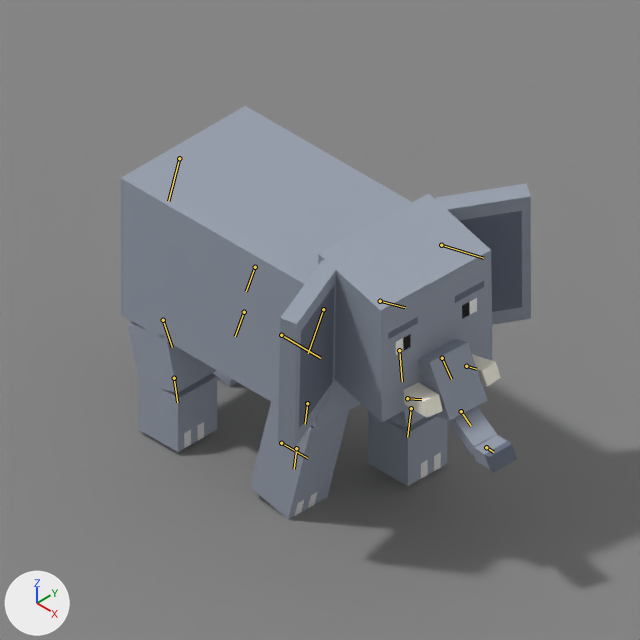
Two versions of the Blender file 02 Animals/26-011 · African Elephant/blender/26-011 · African Elephant · Rig.blend, one commit apart.
The view is the same before and after, from the file's camera 'CAM · ANIM 1x1'. Arrows for +X, +Y and +Z are at lower left; the lights stay in place. The older version comes first. Both versions are drawn at frame 21 of the action 'walk'; the numbers are the values there. The bones that bend it are drawn over the model as lines.

Objects in the first picture: 'VF · animal', 'VF · ground'.
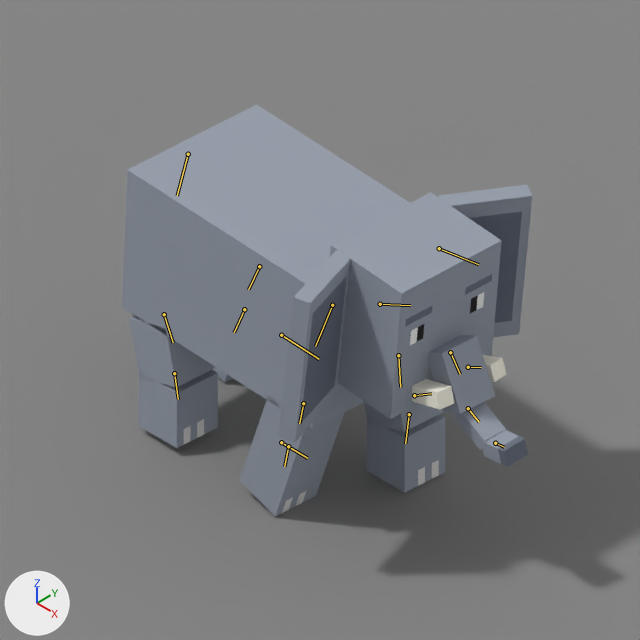
Pixel boxes [x1, y1, x2, y2] of what changed, in the pictures (640 x 640 px):
'VF · animal', posed: before [121, 106, 531, 520]; after [122, 105, 532, 516]
bone 'body', root to tip: before (281, 335) to (320, 358); after (281, 335) to (319, 359)
bone 'head', root to tip: before (380, 301) to (405, 307); after (380, 304) to (410, 305)
bone 'ear_l', root to tip: before (323, 309) to (308, 353); after (332, 305) to (315, 346)
bone 'ear_r', root to tip: before (441, 245) to (483, 258); after (439, 248) to (478, 264)
bone 'trunk_2', root to tip: before (461, 411) to (471, 426); after (468, 408) to (479, 422)
bone 'trunk_3', root to tip: before (486, 447) to (493, 452); after (495, 443) to (504, 447)
bone 'leg_fl', root to tip: before (307, 403) to (305, 424); after (303, 403) to (299, 423)
bone 'leg_fr', root to tip: before (399, 350) to (402, 381); after (398, 355) to (400, 387)
bone 'leg_hl', root to tip: before (163, 320) to (172, 347); after (164, 314) to (173, 342)
bone 'leg_hr', root to tip: before (255, 267) to (246, 291); after (259, 266) to (248, 289)
bone 'tail', root to tip: before (179, 158) to (168, 201); after (188, 154) to (177, 195)

The edits, one by one:
Bone 'body' (bone_body) turns from (0, 0, 0) to (-1, -2, -2) degrees about its own x, y and z.
Bone 'head' (bone_head) turns from (-1, 2, -12) to (-3, 1, -1) degrees about its own x, y and z.
Bone 'ear_l' (bone_ear_l) turns from (11, -12, -21) to (8, -9, -15) degrees about its own x, y and z.
Bone 'ear_r' (bone_ear_r) turns from (-3, 13, -22) to (-4, 14, -24) degrees about its own x, y and z.
Bone 'trunk_2' (bone_trunk_2) turns from (0, 3, -40) to (0, 4, -38) degrees about its own x, y and z.
Bone 'trunk_3' (bone_trunk_3) turns from (0, 2, -40) to (0, 2, -36) degrees about its own x, y and z.
Bone 'leg_fl' (bone_leg_fl) turns from (0, 2, 14) to (0, 2, 16) degrees about its own x, y and z.
Bone 'leg_fr' (bone_leg_fr) turns from (0, 2, -14) to (0, 2, -16) degrees about its own x, y and z.
Bone 'leg_hl' (bone_leg_hl) turns from (0, -2, -14) to (0, -2, -16) degrees about its own x, y and z.
Bone 'leg_hr' (bone_leg_hr) turns from (0, -2, 14) to (0, -2, 16) degrees about its own x, y and z.
Bone 'tail' (bone_tail) turns from (-19, 0, 0) to (-16, 0, 0) degrees about its own x, y and z.
